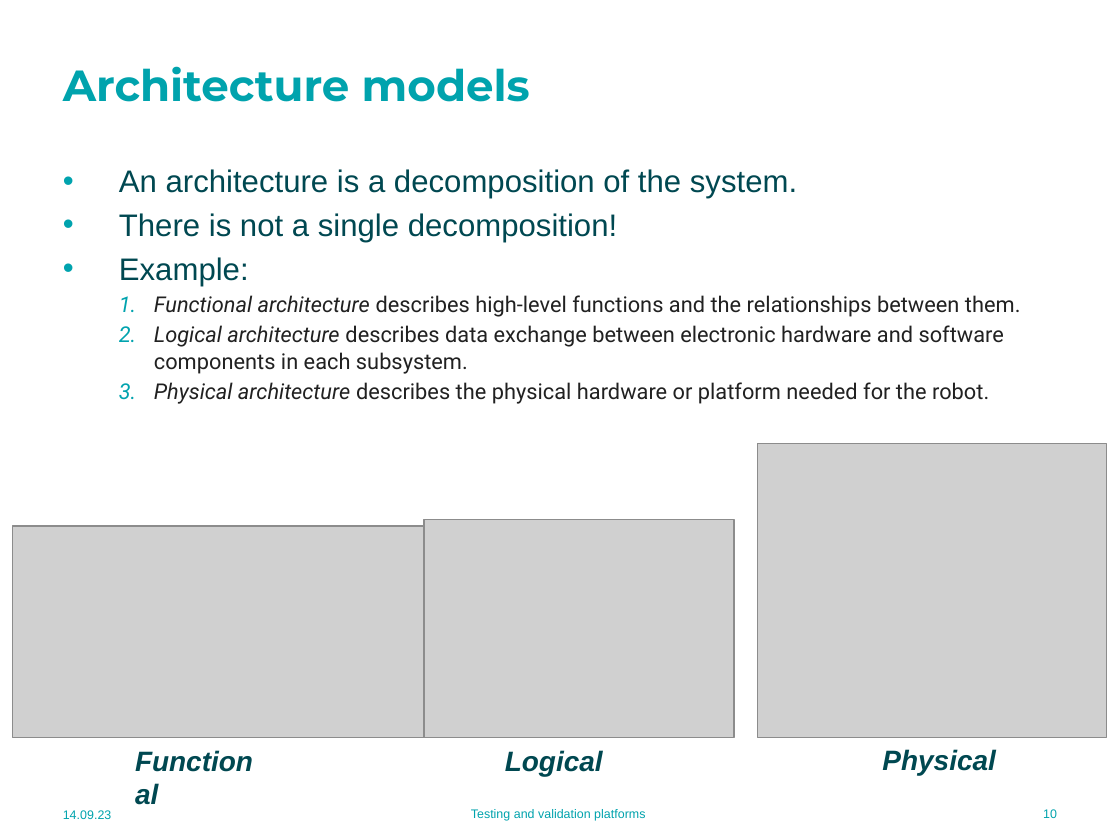
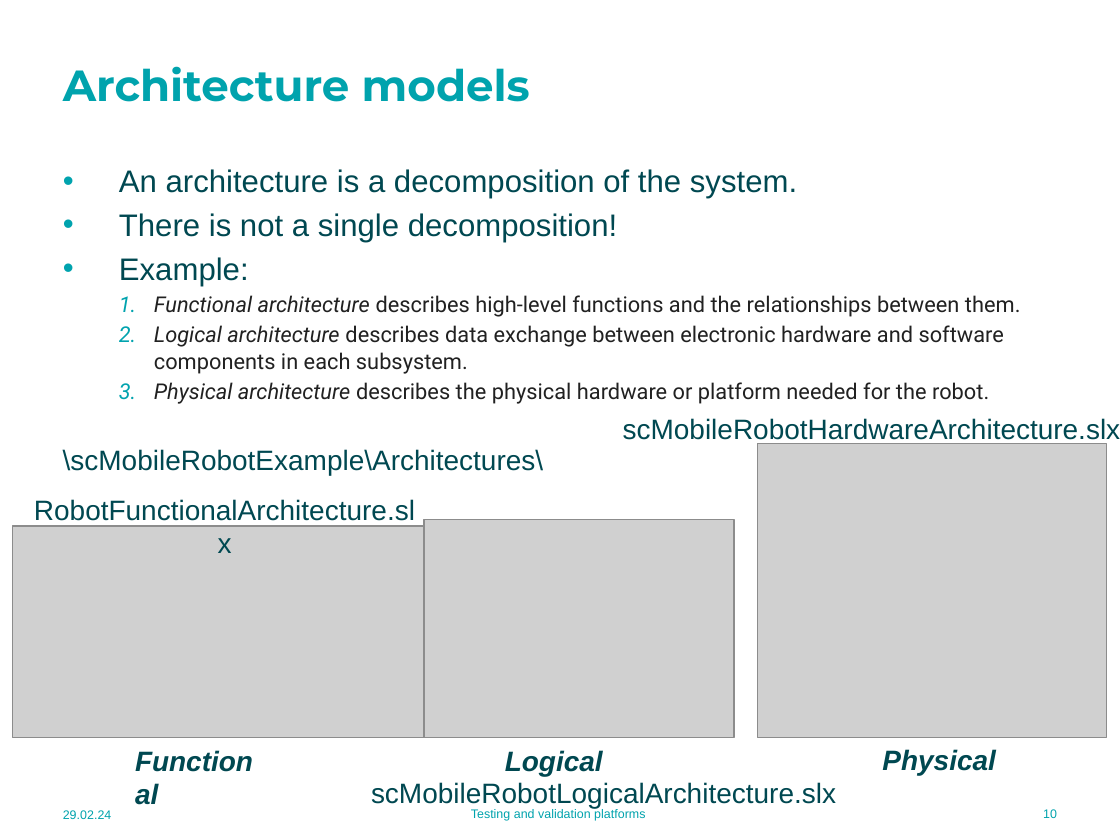
Before and after one commit to MU-MATHWORKS/MODEL-BASED-LIFE-CYCLE-WITH-MATLAB-SIMULINK, a slide deck: slide 10 of 3_PHASE4_Architecture/docs/3.2 Architecture management in MATLAB_EN.pptx. Drawn at 1120x840 pixels with LibreOffice and Linux fonts; fonts in the diff are those of the drawing; grey boxes stand for pictures; background and template pictures are left out. Boxes give left, top, right and bottom in pixels: in the first picture for what was removed or moved away, otherwise in the second. Text is boxed around its words. In the diff, an @@ line names an element or a change of style, - is before the commit and + after.

```diff
--- a/3_PHASE4_Architecture/docs/3.2 Architecture management in MATLAB_EN.pptx
+++ b/3_PHASE4_Architecture/docs/3.2 Architecture management in MATLAB_EN.pptx
@@ text added at [623, 418, 1120, 445], 18 pt, text #004851 @@
+scMobileRobotHardwareArchitecture.slx
@@ text added at [63, 449, 543, 475], 18 pt, text #004851 @@
+\scMobileRobotExample\Architectures\
@@ text added at [34, 499, 836, 808], 18 pt, text #004851 @@
+RobotFunctionalArchitecture.slx
@@ text added at [371, 782, 836, 808], 18 pt, text #004851 @@
+scMobileRobotLogicalArchitecture.slx
@@ text at [63, 810, 112, 819]: text changed @@
-14.09.23
+29.02.24
```
Also in this commit, not shown: 32 other slides changed, 24 other files.
